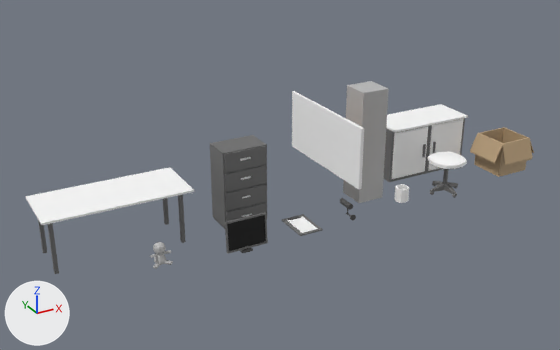
The FBX model Capstone/Assets/Models/MayaLT/Inorganic/ScienceProps.fbx as it was, and as the next commit left it.
One viewpoint serves both versions: a camera (50 mm lens) standing at (-0.0621, -0.0843, 0.0588) and looking at (-0.0092, 0.0119, 0.0107). The lights are fixed; the arrows at lower left show +X, +Y and +Z. Where no turn or scale is listed for an object, it has been applied to the vertices.

Objects in the first picture: 'Arm1', 'CardboardBox', 'Chair', 'Clipboard', 'ComputerMonitor', 'CorkBoard', 'Counters', 'PersonScale', 'Scope', 'Table', 'filingCabinet'.
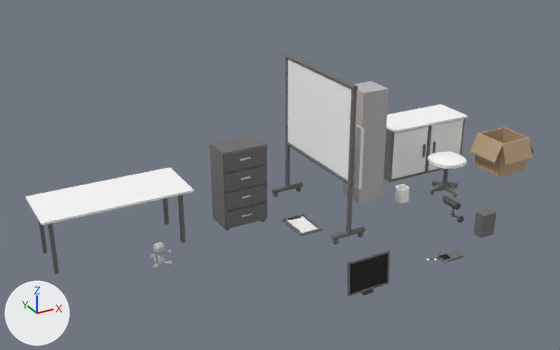
The change, as a diff of the scene's bpy script:
```diff
--- a/Capstone/Assets/Models/MayaLT/Inorganic/ScienceProps.fbx.py
+++ b/Capstone/Assets/Models/MayaLT/Inorganic/ScienceProps.fbx.py
@@ me_mesh_014 @@
+me_mesh_014.from_pydata(...)  # 200 vertices, 202 faces; spans x -0.00266..0.00266, y -0.00094..0.00094, z -0.0002..0.0002
+# faces by material slot: [44, 1, 9, 20, 128]
+me_mesh_014.materials.append(mat_grey)  # dark grey #6e6e6e
+me_mesh_014.materials.append(mat_blackmetalic)  # black #000000
+me_mesh_014.materials.append(mat_tan)  # beige #bca17d
+me_mesh_014.materials.append(mat_greymetalic)  # dark grey #4e4e4e
+me_mesh_014.materials.append(mat_white)  # white #ffffff
@@ me_mesh_015 @@
+me_mesh_015.from_pydata(...)  # 102 vertices, 122 faces; spans x -0.00125..0.00125, y -0.00077..0.00077, z -0.00172..0.00172
+# faces by material slot: [50, 6, 66]
+me_mesh_015.materials.append(mat_grey)  # dark grey #6e6e6e
+me_mesh_015.materials.append(mat_white)  # white #ffffff
+me_mesh_015.materials.append(mat_greymetalic)  # dark grey #4e4e4e
@@ me_mesh_017 @@
+me_mesh_017.from_pydata(...)  # 508 vertices, 586 faces; spans x -0.0029..0.0029, y -0.0103..0.0103, z 0.0..0.0255
+# faces by material slot: [6, 580]
+me_mesh_017.materials.append(mat_white)  # white #ffffff
+me_mesh_017.materials.append(mat_grey)  # dark grey #6e6e6e
@@ ob_computermonitor @@
 ob_computermonitor = bpy.data.objects.new('ComputerMonitor', me_mesh_013)
-ob_computermonitor.location = (-0.0159, 0.0107, 0.0029)
+ob_computermonitor.location = (-0.0064, -0.0081, 0.0029)
@@ ob_arm1 @@
 ob_arm1 = bpy.data.objects.new('Arm1', me_mesh_008)
-ob_arm1.location = (0.0048, 0.0119, 0.0)
+ob_arm1.location = (0.005, -0.0133, 0.0108)
@@ ob_scope @@
 ob_scope = bpy.data.objects.new('Scope', me_mesh_009)
-ob_scope.location = (0.0048, 0.0135, 0.0012)
+ob_scope.location = (0.005, -0.0117, 0.012)
@@ ob_handhelddevice @@
+ob_handhelddevice = bpy.data.objects.new('handheldDevice', me_mesh_014)
+ob_handhelddevice.location = (0.0046, -0.0115, 0.004)
@@ ob_techbox @@
+ob_techbox = bpy.data.objects.new('TechBox', me_mesh_015)
+ob_techbox.location = (0.011, -0.0118, 0.0081)
@@ ob_whiteboard @@
+ob_whiteboard = bpy.data.objects.new('Whiteboard', me_mesh_017)
+ob_whiteboard.location = (-0.0003, 0.0154, 0.0)
```

Boxes [x1, y1, x2, y2] around the edits, measured in the pictures (560 x 350 px):
'Whiteboard', added
    after: [272, 54, 365, 244]
    faces in mat_white (white #ffffff): [288, 59, 351, 180]
    faces in mat_grey (dark grey #6e6e6e): [272, 54, 365, 244]
'ComputerMonitor', moved
    before: [225, 212, 268, 254]
    after: [347, 250, 390, 296]
'TechBox', added
    after: [474, 209, 496, 238]
'handheldDevice', added
    after: [427, 250, 464, 263]
    faces in mat_grey (dark grey #6e6e6e): [436, 250, 464, 263]
'Scope', moved
    before: [340, 198, 353, 210]
    after: [442, 195, 461, 210]
'Arm1', moved
    before: [346, 213, 356, 221]
    after: [451, 213, 464, 223]
'CorkBoard', unchanged, covered by the edit
    before: [292, 91, 364, 190]
    after: [353, 124, 364, 190]
